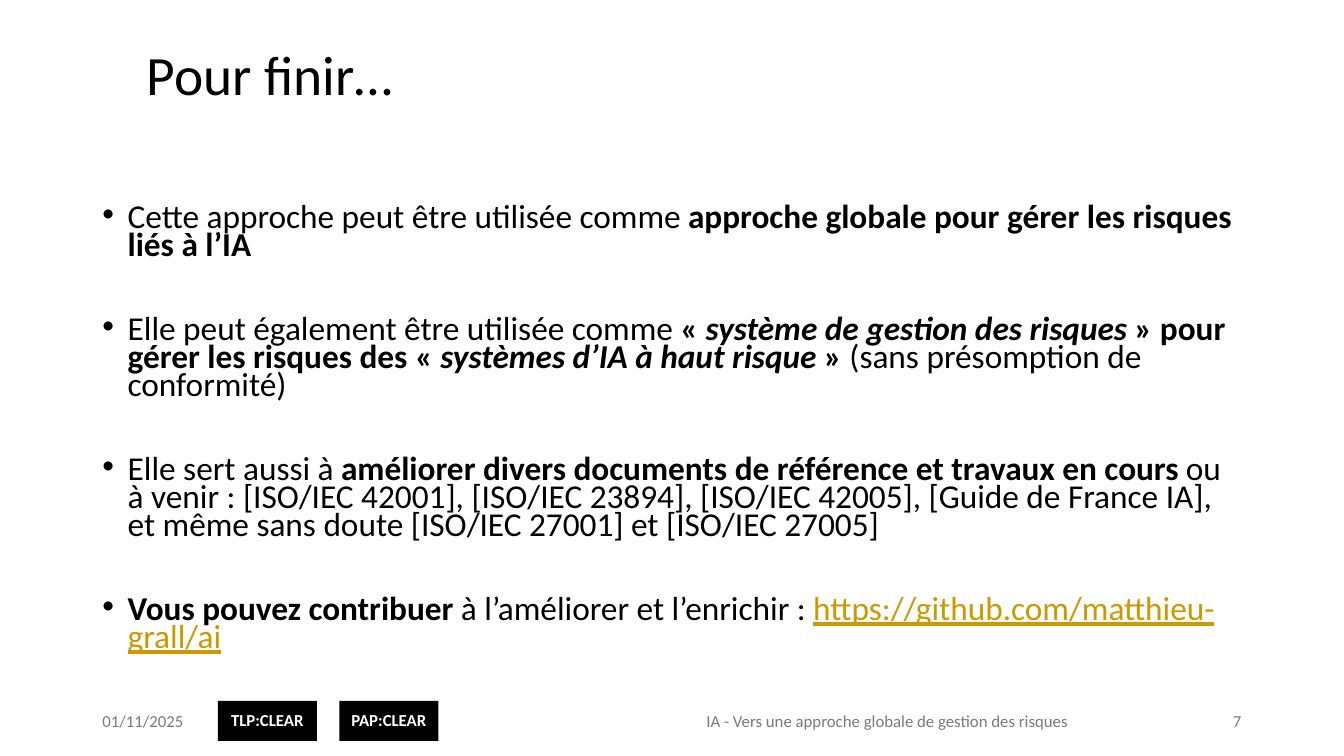
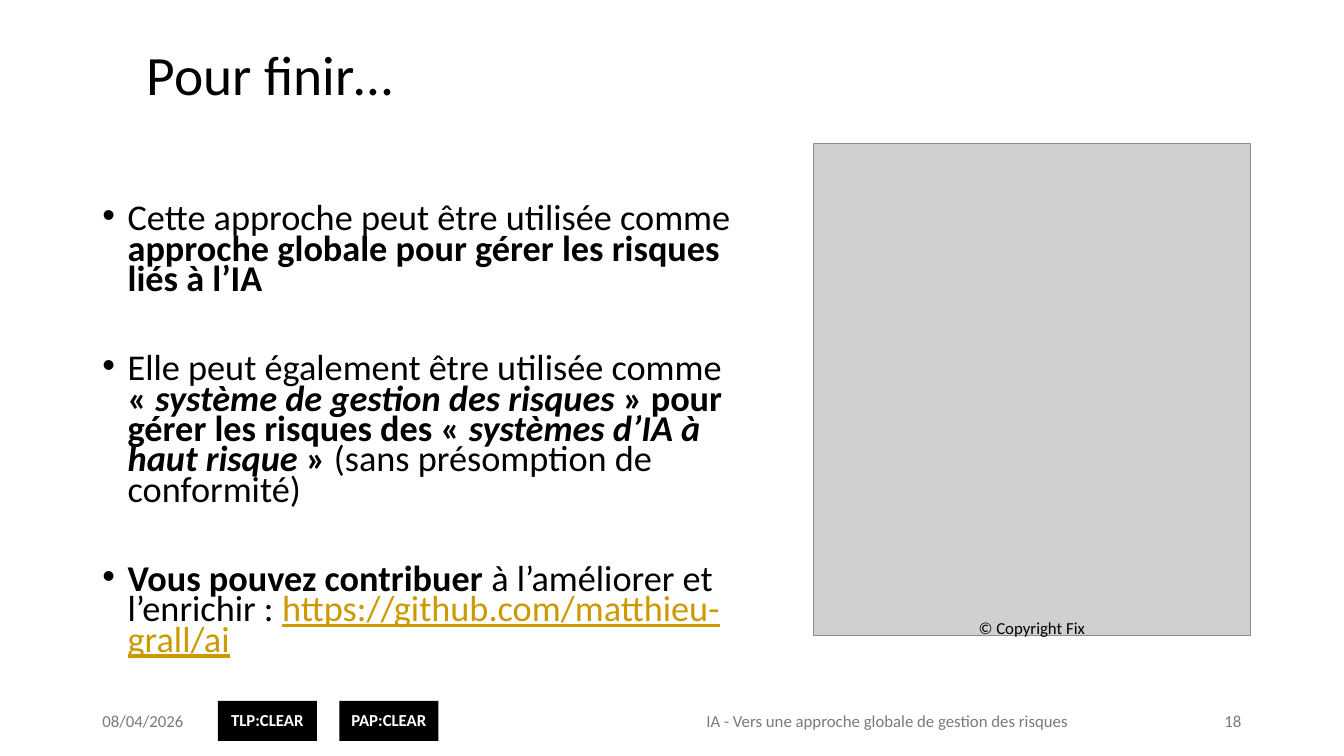
Before and after one commit to matthieu-grall/ai, a slide deck: slide 18 of fr/IA - Gestion des risques - Présentation.pptx (slide 7 before the commit). Drawn at 1344x756 pixels with LibreOffice and Linux fonts; fonts in the diff are those of the drawing; grey boxes stand for pictures; background and template pictures are left out. Boxes give left, top, right and bottom in pixels: in the first picture for what was removed or moved away, otherwise in the second. Text is boxed around its words. In the diff, an @@ line names an element or a change of style, - is before the commit and + after.

```diff
--- a/fr/IA - Gestion des risques - Présentation.pptx
+++ b/fr/IA - Gestion des risques - Présentation.pptx
@@ picture added at (814,143,1251,635) @@
@@ text "Cette approche peut être utilisée ..." at (128,204,730,659): size 23.8 to 25.9 pt @@
@@ text at (128,456,1221,541): paragraph removed @@
-• Elle sert aussi à améliorer divers documents de référence et travaux en cours ou à venir : [ISO/IEC 42001], [ISO/IEC 23894], [ISO/IEC 42005], [Guide de France IA], et même sans doute [ISO/IEC 27001] et [ISO/IEC 27005]
@@ text added at (996,622,1085,639), 12 pt, text #000000 @@
+© Copyright Fix
@@ text at (102,715,183,728): text changed @@
-01/11/2025
+08/04/2026
@@ page number at (1224,715,1241,727): text changed @@
-7
+18
```
Also in this commit, not shown: 11 other slides changed, 8 slides added, 1 other file.
